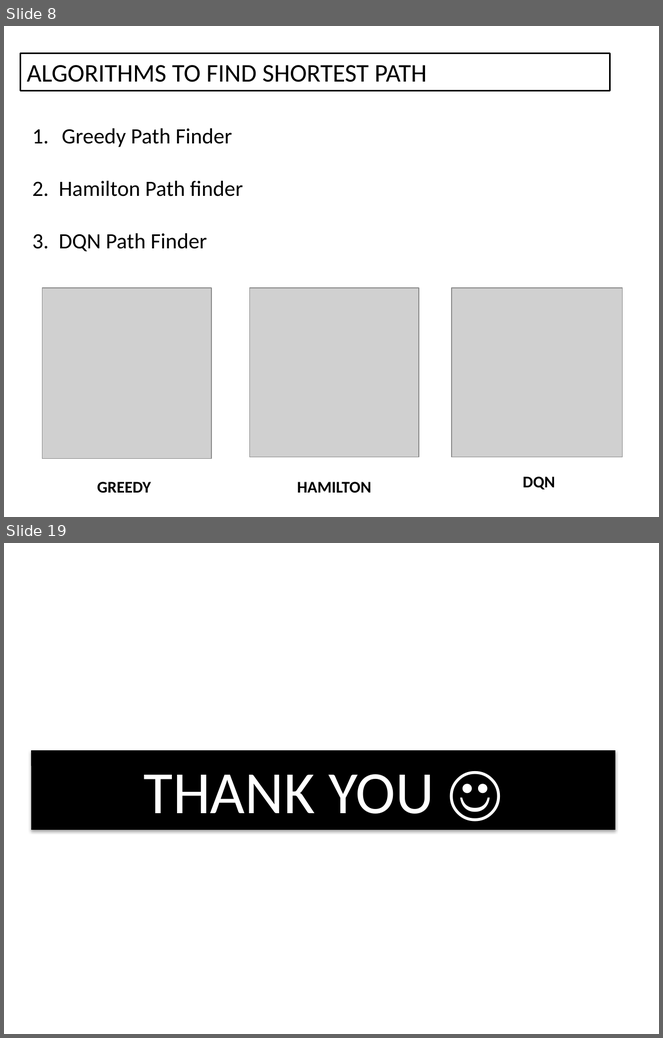
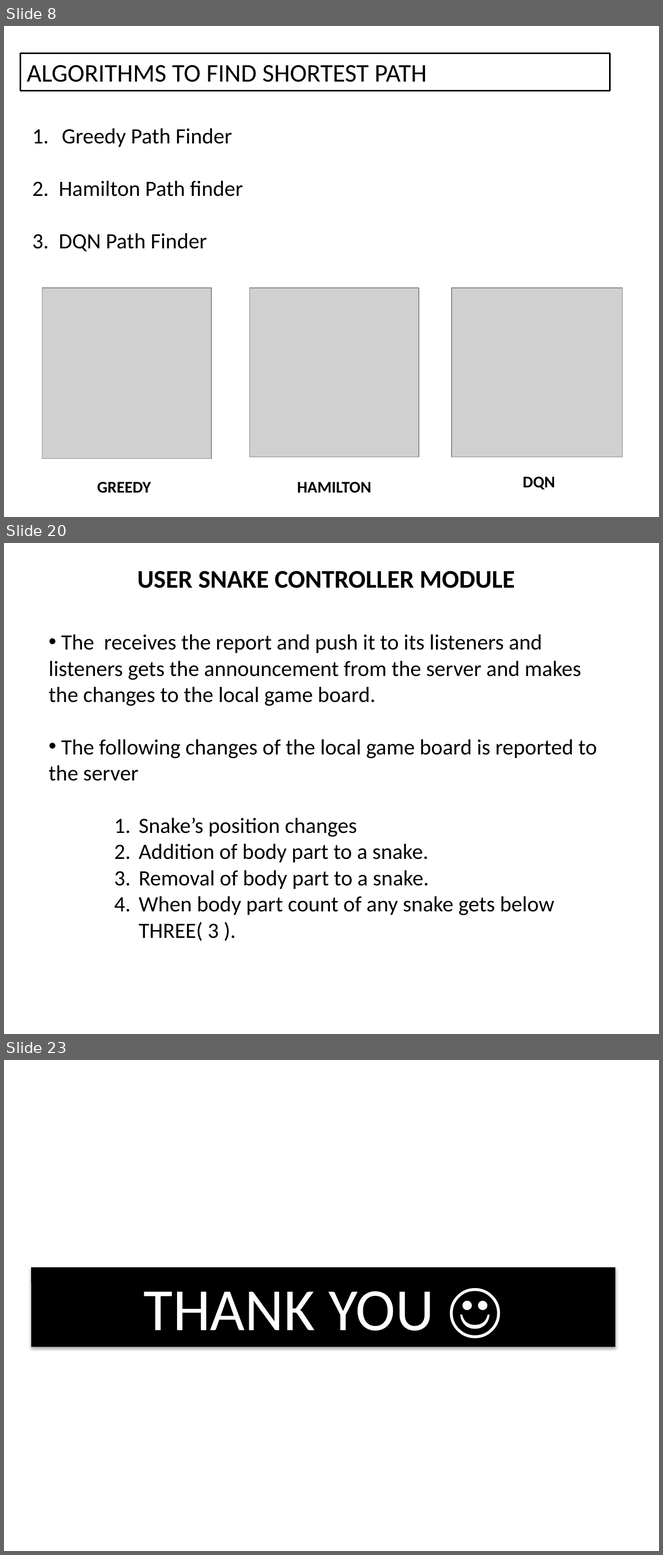
Before and after one commit to Greeny6092/Mini-Project-sem7-, a slide deck: presentation/AI BASED MULTIPLAYER SNAKE GAME(mini project).pptx. Shown one above the other, each under a label of ours: slides 8 and 19 before the commit, slides 8, 20 and 23 after it; the slides between them are not shown. The pictures are 663x1038 and 663x1555 pixels, drawn with LibreOffice and Linux fonts; fonts in the diff are those of the drawing; grey boxes stand for pictures. Boxes give left, top, right and bottom in pixels: in the first picture for what was removed or moved away, otherwise in the second. Text is boxed around its words. In the diff, an @@ line names an element or a change of style, - is before the commit and + after.

```diff
--- a/presentation/AI BASED MULTIPLAYER SNAKE GAME(mini project).pptx
+++ b/presentation/AI BASED MULTIPLAYER SNAKE GAME(mini project).pptx
@@ slide 20 added at [4,543,659,1034], background #FFFFFF @@
@@ text added at [137,571,515,588], 28 pt, text #000000, bold @@
+USER SNAKE CONTROLLER MODULE
@@ text added at [49,634,597,941], 24 pt, text #000000 @@
+• The receives the report and push it to its listeners and listeners gets the announcement from the server and makes the changes to the local game board.
+• The following changes of the local game board is reported to the server
+    1. Snake’s position changes
+    2. Addition of body part to a snake.
+    3. Removal of body part to a snake.
+    4. When body part count of any snake gets below THREE( 3 ).
@@ what was slide 19 is now slide 23 @@
```
Also in this commit, not shown: 17 slides changed, 3 other slides added.
